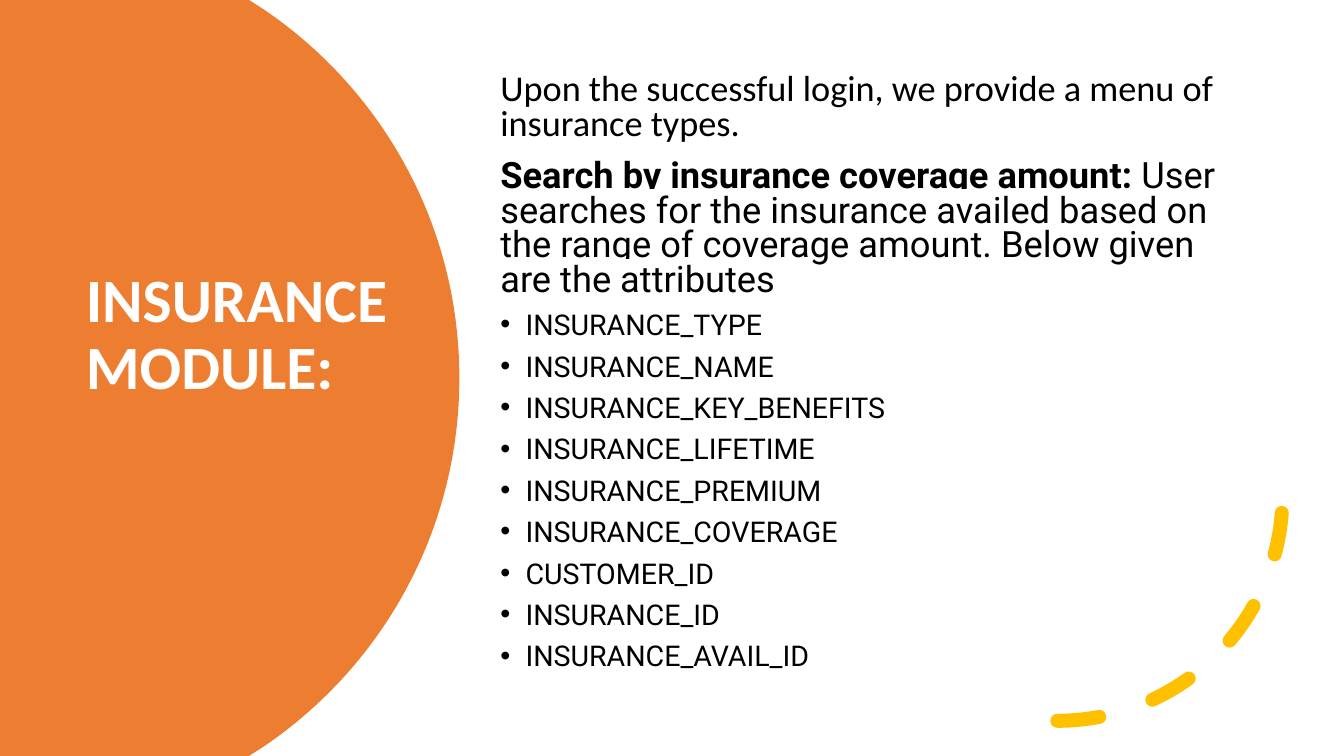
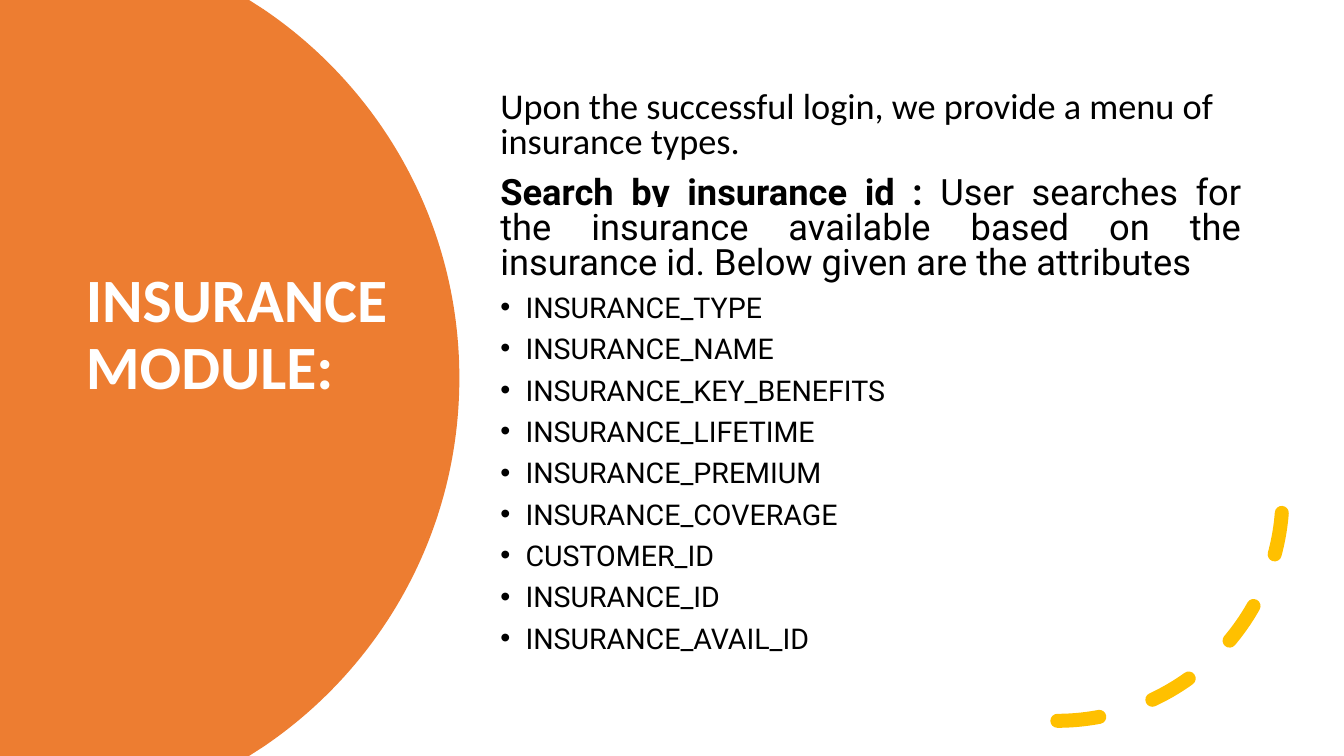
Before and after one commit to DivijaPat/DLTE-JavaFullStack-Divija-2024, a slide deck: slide 5 of DLTE-FinalProject/MyBank Banking applicationFinal.pptx. Drawn at 1344x756 pixels with LibreOffice and Linux fonts; fonts in the diff are those of the drawing. Boxes give left, top, right and bottom in pixels: in the first picture for what was removed or moved away, otherwise in the second. Text is boxed around its words. In the diff, an @@ line names an element or a change of style, - is before the commit and + after.

Commit message:
added

```diff
--- a/DLTE-FinalProject/MyBank Banking applicationFinal.pptx
+++ b/DLTE-FinalProject/MyBank Banking applicationFinal.pptx
@@ text at (x1=500, y1=177, x2=1242, y2=283): text changed @@
-Search by insurance coverage amount: User searches for the insurance availed based on the range of coverage amount. Below given are the attributes
+Search by insurance id : User searches for the insurance available based on the insurance id. Below given are the attributes
```
Also in this commit, not shown: 1 slide added.
